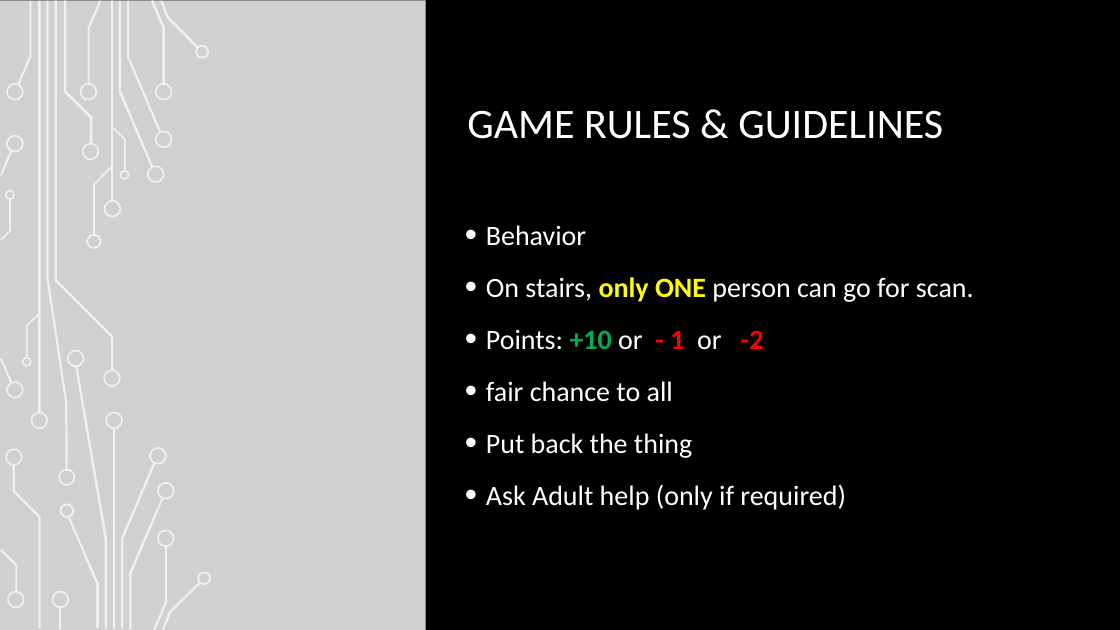
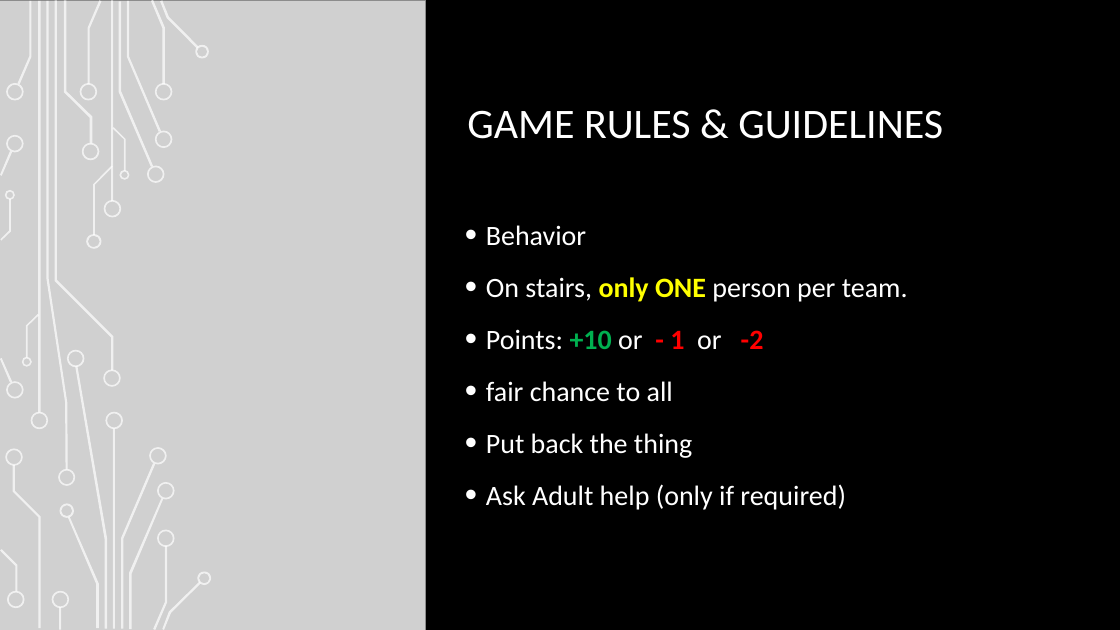
Before and after one commit to prasnitt/treasure-hunt-csharp, a slide deck: slide 3 of Design.pptx. Drawn at 1120x630 pixels with LibreOffice and Linux fonts; fonts in the diff are those of the drawing; grey boxes stand for pictures; background and template pictures are left out. Boxes give left, top, right and bottom in pixels: in the first picture for what was removed or moved away, otherwise in the second. Text is boxed around its words. In the diff, an @@ line names an element or a change of style, - is before the commit and + after.

```diff
--- a/Design.pptx
+++ b/Design.pptx
@@ text at [486, 277, 908, 302]: text changed @@
-• On stairs, only ONE person can go for scan.
+• On stairs, only ONE person per team.
```
Also in this commit, not shown: 2 other slides changed.
